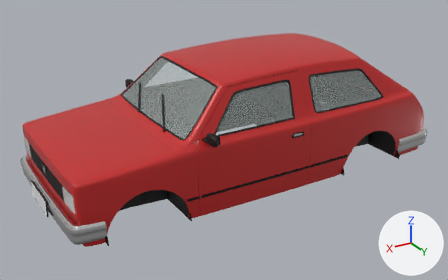
Before and after pictures for a commit that changed the glTF model veiculos/proprios/quebravel/jabuti-molde/jabuti-molde_lod1.glb.
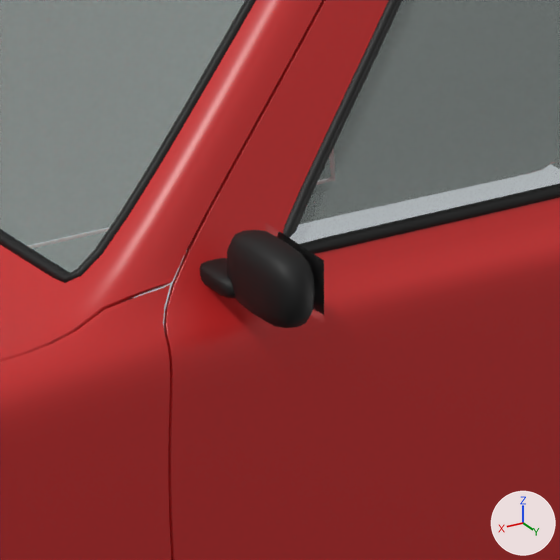
The first picture shows the older version from a camera (50 mm lens) standing at (2.71, 4.47, 2.76) and looking at (0.06, 0.05, 0.55). The close-ups show the older and then the newer version on the part from 39% to 57% of the width and 36% to 65% of the height of that picture. Only the edits that show in the close-ups are written down. Arrows for +X, +Y and +Z are at lower right; the lights stay in place. Vertices at exactly the same position are counted once.

The first close-up shows 'body', 'door_fl', 'fender_front_left', 'glass_door_fl', 'glass_windshield', 'mirror_left'.
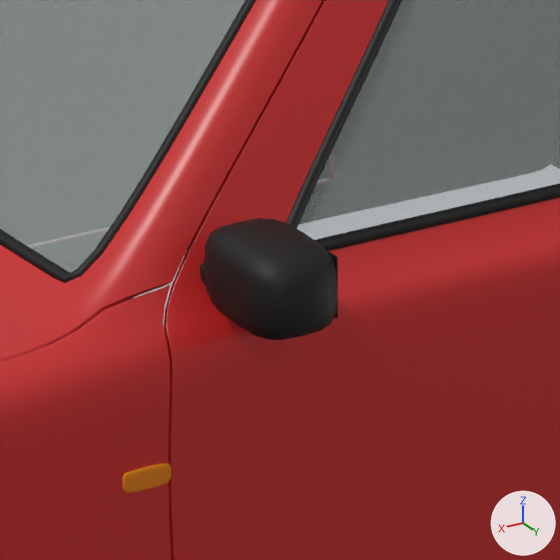
Location of each change, (x1, y1, x2, y2) in pixels of the close-ups (560 x 560 px; the box of a moved part takes in the faces that stretch with it):
```json
{"object": "mirror_left", "change": "reshaped", "before": [200, 223, 324, 328], "after": [200, 218, 338, 340], "on screen": "11% wider, 16% taller"}
{"part": 1, "of": "me_fender_front_left", "change": "added", "after": [122, 463, 171, 493]}
{"part": 2, "of": "me_mirror_left", "change": "moved or reshaped", "before": [266, 223, 324, 324], "after": [279, 219, 338, 321]}
{"part": 3, "of": "me_mirror_left", "change": "moved or reshaped", "before": [227, 230, 315, 328], "after": [204, 218, 337, 340]}
```

Edits to the scene script, one JSON object a line:
```json
{"block": "me_fender_front_left", "where": "# used by ob_fender_front_left; location = (0.0, 0.0, 0.0)"}
{"op": "remove", "block": "me_fender_front_left", "code": "me_fender_front_left.from_pydata(...)  # 1421 vertices, 2608 faces; spans x 0.662..1.644, y 0.608..0.749, z 0.282..0.911"}
{"op": "add", "block": "me_fender_front_left", "code": "me_fender_front_left.from_pydata(...)  # 1519 vertices, 2800 faces; spans x 0.662..1.644, y 0.608..0.749, z 0.282..0.911"}
{"block": "me_fender_front_left", "change": "me_fender_front_left part 1: a new loose piece of 98 vertices spanning x 0.7..0.76, y 0.738..0.745, z 0.707..0.733, in mat_lente_ambar (orange #ffa000)"}
{"op": "add", "block": "me_fender_front_left", "code": "me_fender_front_left.materials.append(mat_lente_ambar)  # orange #ffa000"}
{"block": "me_mirror_left", "where": "# used by ob_mirror_left; location = (0.0, 0.0, 0.0)"}
{"op": "remove", "block": "me_mirror_left", "code": "me_mirror_left.from_pydata(...)  # 200 vertices, 386 faces; spans x 0.562..0.627, y 0.663..0.847, z 0.894..0.984"}
{"op": "add", "block": "me_mirror_left", "code": "me_mirror_left.from_pydata(...)  # 200 vertices, 386 faces; spans x 0.541..0.645, y 0.663..0.855, z 0.889..0.989"}
{"block": "me_mirror_left", "change": "me_mirror_left part 2: the loose piece of 4 vertices spanning x 0.562, y 0.715..0.839, z 0.902..0.976 is moved by (-0.017, 0.0, 0.0)"}
{"block": "me_mirror_left", "change": "me_mirror_left part 3: 98 of 200 vertices moved; they spanned x 0.565..0.621, y 0.706..0.847, z 0.894..0.984 and now span x 0.541..0.645, y 0.699..0.855, z 0.889..0.989; mean shift (0.0, 0.0, 0.0); largest move (0.567, 0.746, 0.919) -> (0.543, 0.739, 0.915)"}
```
